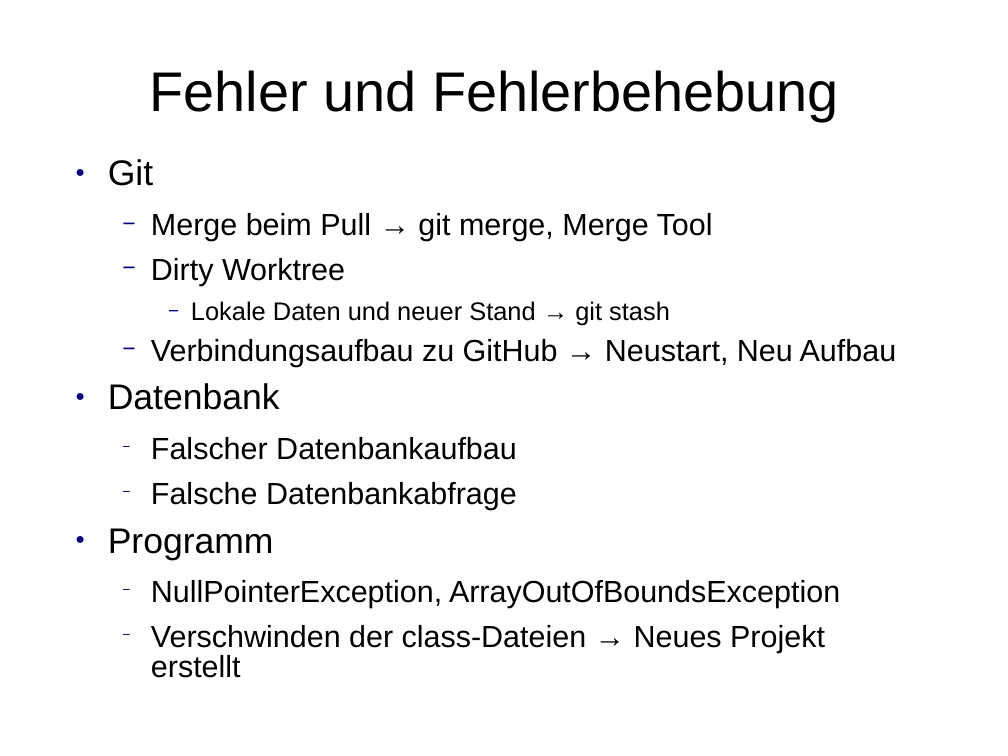
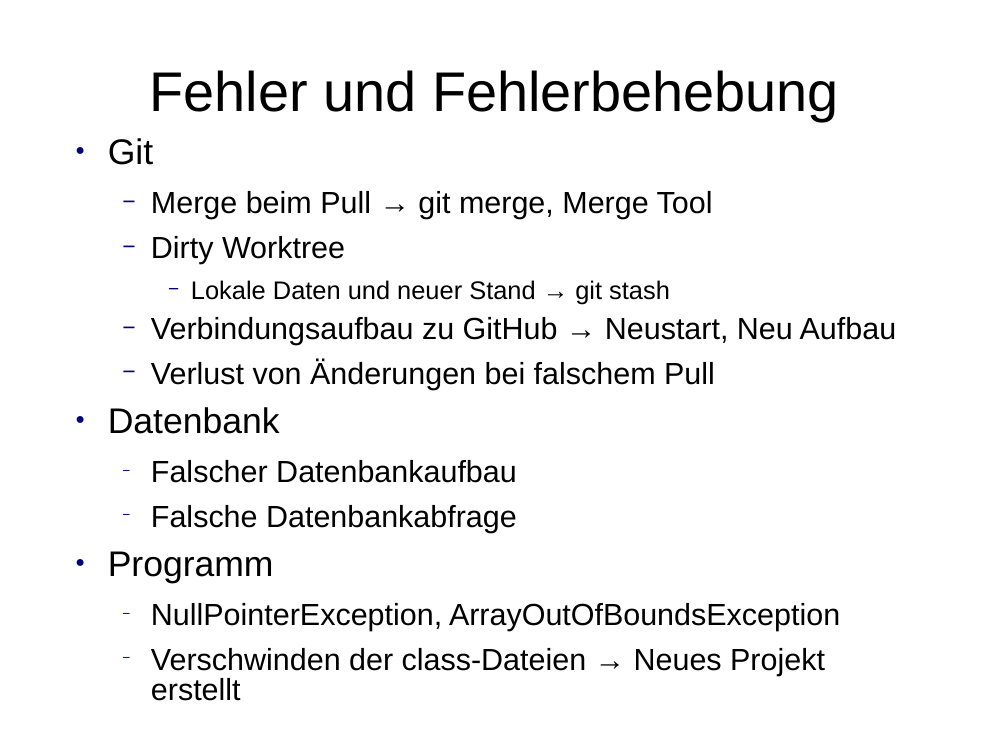
Before and after one commit to ShaniaAllhusen/Mittelstufenprojekt, a slide deck: slide 22 of Projekt-Präsentation.ppt. Drawn at 1008x756 pixels with LibreOffice and Linux fonts; fonts in the diff are those of the drawing. Boxes give left, top, right and bottom in pixels: in the first picture for what was removed or moved away, otherwise in the second. Text is boxed around its words. In the diff, an @@ line names an element or a change of style, - is before the commit and + after.

Commit message:
Aktualisierung Projekt-Präsentation

```diff
--- a/Projekt-Präsentation.ppt
+++ b/Projekt-Präsentation.ppt
@@ text "Git" moved from (x1=108, y1=159, x2=897, y2=678) to (x1=108, y1=138, x2=897, y2=701) @@
@@ text at (x1=151, y1=360, x2=715, y2=390): paragraph added @@
+  − Verlust von Änderungen bei falschem Pull
```
